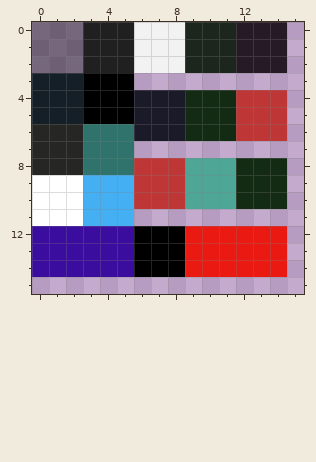
Pixel-art sprite -- images/shared-0-sheet4.png. The first picture shows the starting point.
The file is 16x16 pixels. Colours within 5 levels of each other are drawn and written as one.
And afterwards:
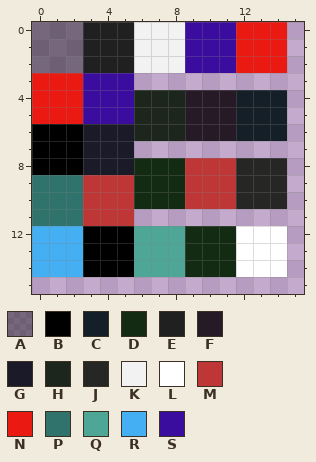
Palette (. is transparent): A #00000064  B #000000  C #141f27  D #132a13  E #202020  F #261a27  G #1b1a28  H #1c261d  J #262625  K #f2f2f2  L #ffffff  M #bf3636  N #ea1912  P #2f736c  Q #4ea696  R #44aff2  S #3b0d9e
The exact change:
@@ x 0..15 @@
- 0 AAAEEEKKKHHHFFF.
- 1 AAAEEEKKKHHHFFF.
- 2 AAAEEEKKKHHHFFF.
- 3 CCCBBB..........
- 4 CCCBBBGGGDDDMMM.
- 5 CCCBBBGGGDDDMMM.
- 6 JJJPPPGGGDDDMMM.
- 7 JJJPPP..........
- 8 JJJPPPMMMQQQDDD.
- 9 LLLRRRMMMQQQDDD.
-10 LLLRRRMMMQQQDDD.
-11 LLLRRR..........
-12 SSSSSSBBBNNNNNN.
-13 SSSSSSBBBNNNNNN.
-14 SSSSSSBBBNNNNNN.
+ 0 AAAEEEKKKSSSNNN.
+ 1 AAAEEEKKKSSSNNN.
+ 2 AAAEEEKKKSSSNNN.
+ 3 NNNSSS..........
+ 4 NNNSSSHHHFFFCCC.
+ 5 NNNSSSHHHFFFCCC.
+ 6 BBBGGGHHHFFFCCC.
+ 7 BBBGGG..........
+ 8 BBBGGGDDDMMMJJJ.
+ 9 PPPMMMDDDMMMJJJ.
+10 PPPMMMDDDMMMJJJ.
+11 PPPMMM..........
+12 RRRBBBQQQDDDLLL.
+13 RRRBBBQQQDDDLLL.
+14 RRRBBBQQQDDDLLL.
 15 ................
Boxes around the changes in both pictures, in picture pixels (x1, y1, x2, y2):
changed: (32, 22, 287, 277)
